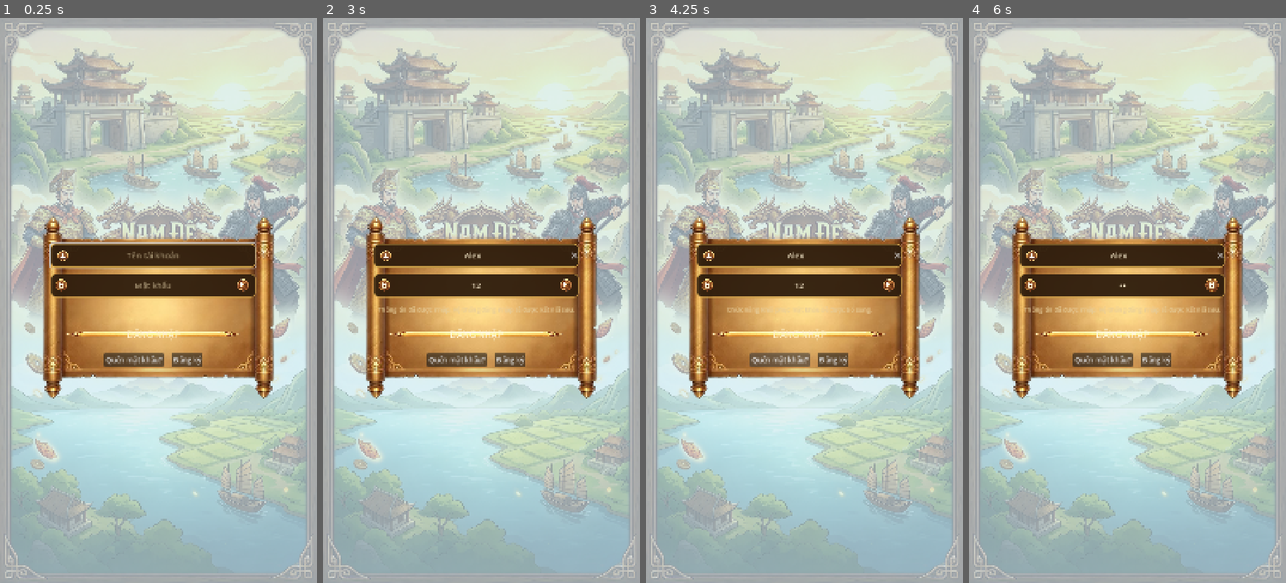
Above: before the commit, frames 1-4 (left to right).
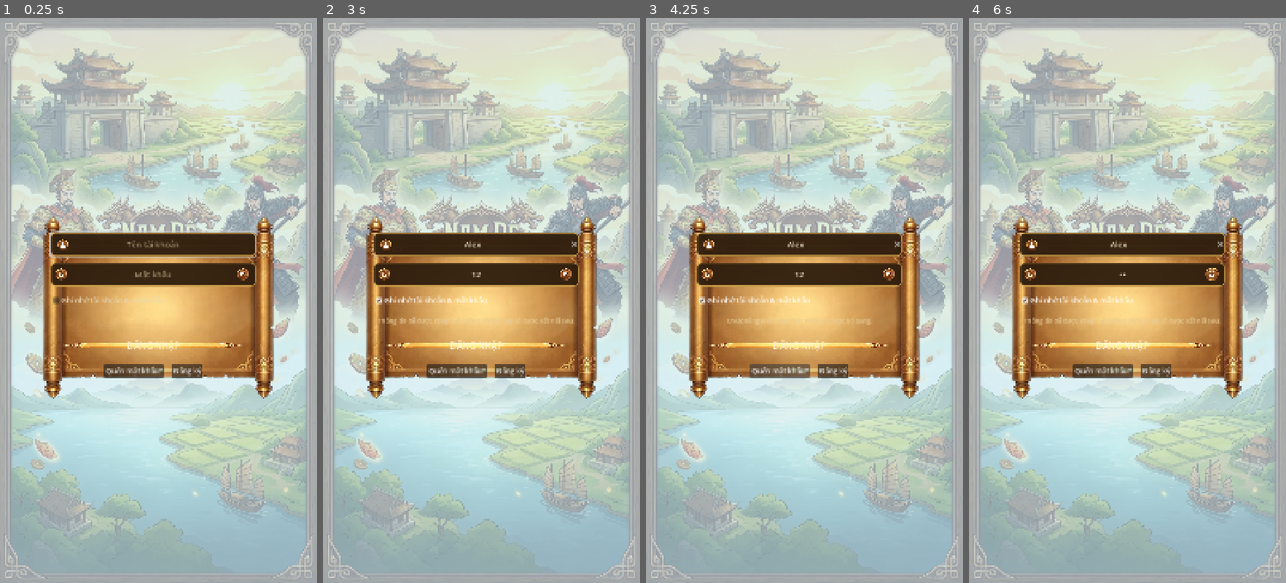
Above: after the commit, the same moments.

Repository: phanhuytung/nam-de-dai-viet
Game: Godot game, scene res://Scenes/Login/Login.tscn
Two runs of this game, one before a commit and one after it. Both use one fixed random seed, a clock stepped at 60 frames per second and the inputs below.
Inputs (mouse positions are in pixels of both pictures, inside the frame that each line leads up to; where the layout moved, square brackets give the same spot in the first picture):
- Up to frame 1 (0.25 s): no input
- Up to frame 2 (3 s): click (475, 255) at 0.52 s; type "Alex" at 0.6 s; click (475, 283) at 0.75 s; type "12" at 0.83 s; click (475, 300) at 1.25 s, where only the run after the commit has a clickable "Ghi nhớ tài khoản & mật khẩu"; click (567, 272) [567, 283] at 2 s; click "ĐĂNG NHẬP" at 2.75 s
- Up to frame 3 (4.25 s): click "Quên mật khẩu?" at 3.5 s
- Up to frame 4 (6 s): click "Đăng ký" at 4.25 s; click (1213, 272) [1213, 283] at 5 s; click "ĐĂNG NHẬP" at 5.75 s

The runs differ from the first frame. In frame 1, 7.4% of the frame differs, in the area x 15-81%, y 37-64%; in frame 2, 7.7%, in the area x 16-81%, y 38-64%; in frame 3, 7.5%; in frame 4, 7.7%.

Commit message:
Add remember login checkbox

Diff:
--- a/Scenes/Login/Login.tscn
+++ b/Scenes/Login/Login.tscn
@@ -191,6 +191,14 @@
 ignore_texture_size = true
 stretch_mode = 5
 
+[node name="RememberMe" type="CheckBox" parent="Background/CenterPanel/Content"]
+custom_minimum_size = Vector2(0, 36)
+layout_mode = 2
+theme_override_colors/font_color = Color(0.9, 0.84, 0.7, 1)
+theme_override_colors/font_hover_color = Color(1, 0.94, 0.78, 1)
+theme_override_font_sizes/font_size = 16
+text = "Ghi nhớ tài khoản & mật khẩu"
+
 [node name="Status" type="Label" parent="Background/CenterPanel/Content"]
 custom_minimum_size = Vector2(0, 28)
 layout_mode = 2
@@ -227,6 +235,7 @@
 text = "Đăng ký"
 
 [connection signal="pressed" from="Background/CenterPanel/Content/PasswordRow/PasswordInput/PasswordToggle" to="." method="_on_password_toggle_pressed"]
+[connection signal="toggled" from="Background/CenterPanel/Content/RememberMe" to="." method="_on_remember_me_toggled"]
 [connection signal="pressed" from="Background/CenterPanel/Content/LoginButton" to="." method="_on_login_pressed"]
 [connection signal="pressed" from="Background/CenterPanel/Content/Links/ForgotButton" to="." method="_on_forgot_pressed"]
 [connection signal="pressed" from="Background/CenterPanel/Content/Links/RegisterButton" to="." method="_on_register_pressed"]
